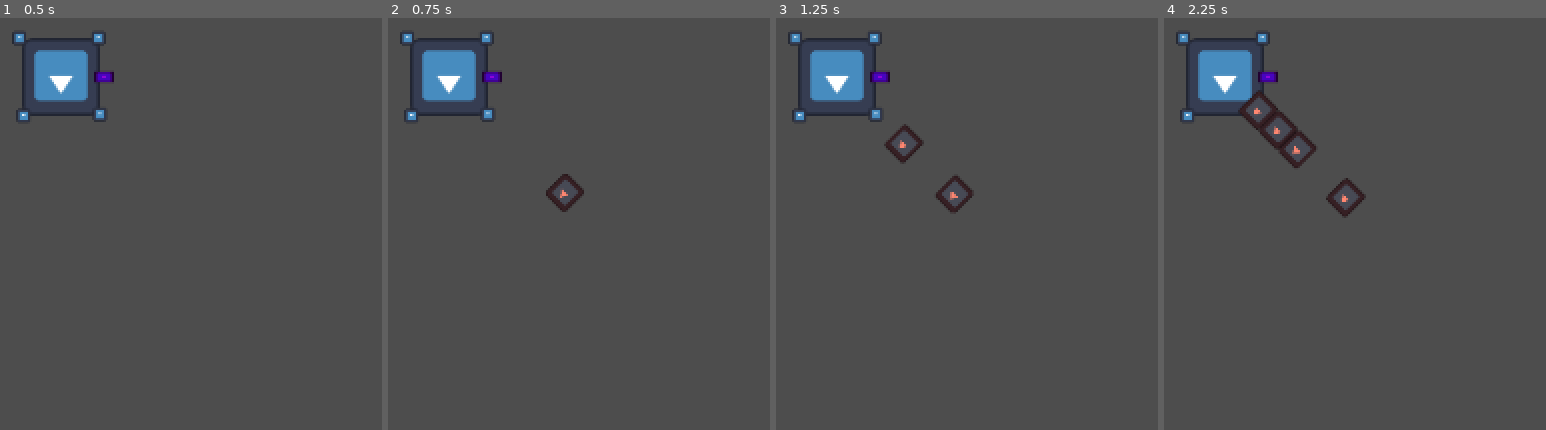
Above: before the commit, frames 1-4 (left to right).
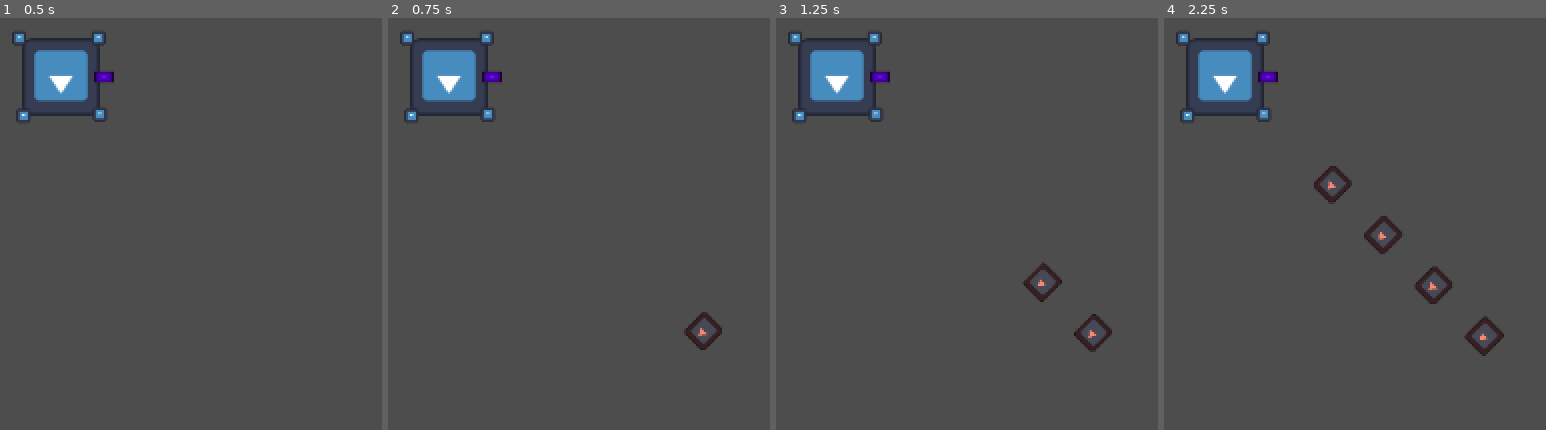
Above: after the commit, the same moments.

Repository: Quackstir/LVGameJam
Game: Godot game, scene res://Player.tscn
Two runs of this game, one before a commit and one after it. Both use one fixed random seed, a clock stepped at 60 frames per second and the inputs below. The engine's default icon, where the game draws it, is replaced by a stand-in: a white triangle on a blue panel in a dark square.
Inputs:
- Up to frame 1 (0.5 s): no input
- Up to frame 2 (0.75 s): tap Enter at 0.5 s
- Up to frame 3 (1.25 s): no input
- Up to frame 4 (2.25 s): no input

Frame 1 is identical in both runs. In frame 2, 0.6% of the frame differs, in the area x 41-88%, y 37-81%; in frame 3, 1.2%; in frame 4, 2.5%, in the area x 19-90%, y 17-83%.

Commit message:
Added weapon switching
Still a few bugs when shooting and switching

Diff:
--- a/Player.gd
+++ b/Player.gd
@@ -8,6 +8,12 @@
 
 @onready var center = $Center
 @onready var weapon: WeaponComponent = $Center/Weapon
+@onready var weapon_2: WeaponComponent = $Center/Weapon2
+@onready var weapon_3: WeaponComponent = $Center/Weapon3
+@onready var weapon_4: WeaponComponent = $Center/Weapon4
+
+var CurrentSelectedWeapon: int = 0
+@onready var Weapons: Array[WeaponComponent] = [weapon, weapon_2, weapon_3, weapon_4]
 
 var playerMovement := Vector2.ZERO
 var isPlayerMoving = false
@@ -18,12 +24,39 @@
 @export var EnemyInstance: PackedScene
 @onready var health_component = $HealthComponent
 
+
 # Get the gravity from the project settings to be synced with RigidBody nodes.
 var gravity = ProjectSettings.get_setting("physics/2d/default_gravity")
 
 func _ready():
 	weapon.connect("player_Fired_Bullet", _applyVelocity)
+	weapon_2.connect("player_Fired_Bullet", _applyVelocity)
+	weapon_3.connect("player_Fired_Bullet", _applyVelocity)
+	weapon_4.connect("player_Fired_Bullet", _applyVelocity)
 	EnemySpawnRepeat()
+
+
+func _process(delta):
+	if Input.is_action_just_pressed("Weapon North"):
+		CurrentSelectedWeapon = 0
+		_switch_weapon()
+	if Input.is_action_just_pressed("Weapon East"):
+		CurrentSelectedWeapon = 1
+		_switch_weapon()
+	if Input.is_action_just_pressed("Weapon South"):
+		CurrentSelectedWeapon = 2
+		_switch_weapon()
+	if Input.is_action_just_pressed("Weapon West"):
+		CurrentSelectedWeapon = 3
+		_switch_weapon()
+	print(CurrentSelectedWeapon)
+
+func _switch_weapon():
+	for n in Weapons:
+		n.canShoot = false
+
+	Weapons[CurrentSelectedWeapon].canShoot = true
+
 
 func _physics_process(delta: float) -> void:
 	# Get the input direction and handle the movement/deceleration.
@@ -35,24 +68,27 @@
 	isPlayerMoving = playerMovement.length() > 0.3
 	if (isPlayerMoving):
 		if (!playerStartedMoving):
-			weapon.isShooting = true
-			weapon.ShootRepeat()
+			Weapons[CurrentSelectedWeapon].isShooting = true
+			Weapons[CurrentSelectedWeapon].ShootRepeat()
 			print("Shooting")
 			playerStartedMoving = true
 	else:
 		playerStartedMoving = false
-		weapon.isShooting = false
-		weapon.ShootRepeat()
+		Weapons[CurrentSelectedWeapon].isShooting = false
+		Weapons[CurrentSelectedWeapon].ShootRepeat()
 
 	currentrecoil = lerp(currentrecoil,0.0,delta * 20)
 	velocity = lerp(velocity, -playerMovement * currentrecoil * SPEED, delta * Acceleration)
 	move_and_slide()
 
+
+
 func MovementInput():
-	var HorizontalMovement = Input.get_axis("Movement_Left", "Movement_Right")
-	var VerticalMovement = Input.get_axis("Movement_Up", "Movement_Down")
+	var HorizontalMovement = Input.get_action_raw_strength("Movement_Right") - Input.get_action_raw_strength("Movement_Left")
+	var VerticalMovement = Input.get_action_raw_strength("Movement_Down") - Input.get_action_raw_strength("Movement_Up")
 
 	playerMovement = Vector2(HorizontalMovement, VerticalMovement)
+	print("PlayerInput Stick: " + str(playerMovement))
 
 func  _applyVelocity(Recoil):
 	currentrecoil = Recoil
@@ -64,6 +100,6 @@
 
 func SpawnEnemy():
 	var enemy_instance = EnemyInstance.instantiate()
-	enemy_instance.global_position = self.position + Vector2(100,100)
+	enemy_instance.global_position = self.position + Vector2(200,200)
 	enemy_instance._set_Player(self)
 	get_tree().get_root().add_child(enemy_instance)
--- a/Player.tscn
+++ b/Player.tscn
@@ -36,8 +36,42 @@
 [node name="Weapon" parent="Center" instance=ExtResource("3_pcl6h")]
 position = Vector2(10.3333, 0)
 scale = Vector2(0.0400002, 0.0400001)
+canShoot = true
 
 [node name="AudioStreamPlayer2D" type="AudioStreamPlayer2D" parent="Center/Weapon"]
+stream = ExtResource("5_g7yeo")
+
+[node name="Weapon2" parent="Center" instance=ExtResource("3_pcl6h")]
+position = Vector2(10.3333, 0)
+scale = Vector2(0.0400002, 0.0400001)
+bullet_speed = 100.0
+FireCoolDown = 0.1
+Recoil = 3.0
+canShoot = true
+
+[node name="AudioStreamPlayer2D" type="AudioStreamPlayer2D" parent="Center/Weapon2"]
+stream = ExtResource("5_g7yeo")
+
+[node name="Weapon3" parent="Center" instance=ExtResource("3_pcl6h")]
+position = Vector2(10.3333, 0)
+scale = Vector2(0.0400002, 0.0400001)
+bullet_speed = 700.0
+FireCoolDown = 0.1
+Recoil = 10.0
+canShoot = true
+
+[node name="AudioStreamPlayer2D" type="AudioStreamPlayer2D" parent="Center/Weapon3"]
+stream = ExtResource("5_g7yeo")
+
+[node name="Weapon4" parent="Center" instance=ExtResource("3_pcl6h")]
+position = Vector2(10.3333, 0)
+scale = Vector2(0.0400002, 0.0400001)
+bullet_speed = 200.0
+FireCoolDown = 1.0
+Recoil = 20.0
+canShoot = true
+
+[node name="AudioStreamPlayer2D" type="AudioStreamPlayer2D" parent="Center/Weapon4"]
 stream = ExtResource("5_g7yeo")
 
 [node name="Sprite2D" type="Sprite2D" parent="Center"]
--- a/Weapon.gd
+++ b/Weapon.gd
@@ -12,15 +12,12 @@
 
 @export var Recoil = 5.0
 
+@export var canShoot: bool = false
+
 signal player_Fired_Bullet(Recoil)
 
-# Called when the node enters the scene tree for the first time.
-func _ready():
-	pass # Replace with function body.
-
-
 func ShootRepeat():
-	while isShooting:
+	while isShooting and canShoot:
 		await get_tree().create_timer(FireCoolDown).timeout
 		shoot()
 
--- a/project.godot
+++ b/project.godot
@@ -37,6 +37,26 @@
 "events": [Object(InputEventJoypadMotion,"resource_local_to_scene":false,"resource_name":"","device":-1,"axis":0,"axis_value":1.0,"script":null)
 ]
 }
+"Weapon North"={
+"deadzone": 0.5,
+"events": [Object(InputEventJoypadButton,"resource_local_to_scene":false,"resource_name":"","device":-1,"button_index":3,"pressure":0.0,"pressed":true,"script":null)
+]
+}
+"Weapon East"={
+"deadzone": 0.5,
+"events": [Object(InputEventJoypadButton,"resource_local_to_scene":false,"resource_name":"","device":-1,"button_index":1,"pressure":0.0,"pressed":true,"script":null)
+]
+}
+"Weapon South"={
+"deadzone": 0.5,
+"events": [Object(InputEventJoypadButton,"resource_local_to_scene":false,"resource_name":"","device":-1,"button_index":0,"pressure":0.0,"pressed":true,"script":null)
+]
+}
+"Weapon West"={
+"deadzone": 0.5,
+"events": [Object(InputEventJoypadButton,"resource_local_to_scene":false,"resource_name":"","device":-1,"button_index":2,"pressure":0.0,"pressed":true,"script":null)
+]
+}
 
 [layer_names]
 
--- a/weapon.tscn
+++ b/weapon.tscn
@@ -16,3 +16,5 @@
 position = Vector2(0, 1)
 scale = Vector2(0.891426, 0.556342)
 texture = ExtResource("3_s2lq8")
+
+[node name="Timer" type="Timer" parent="."]
